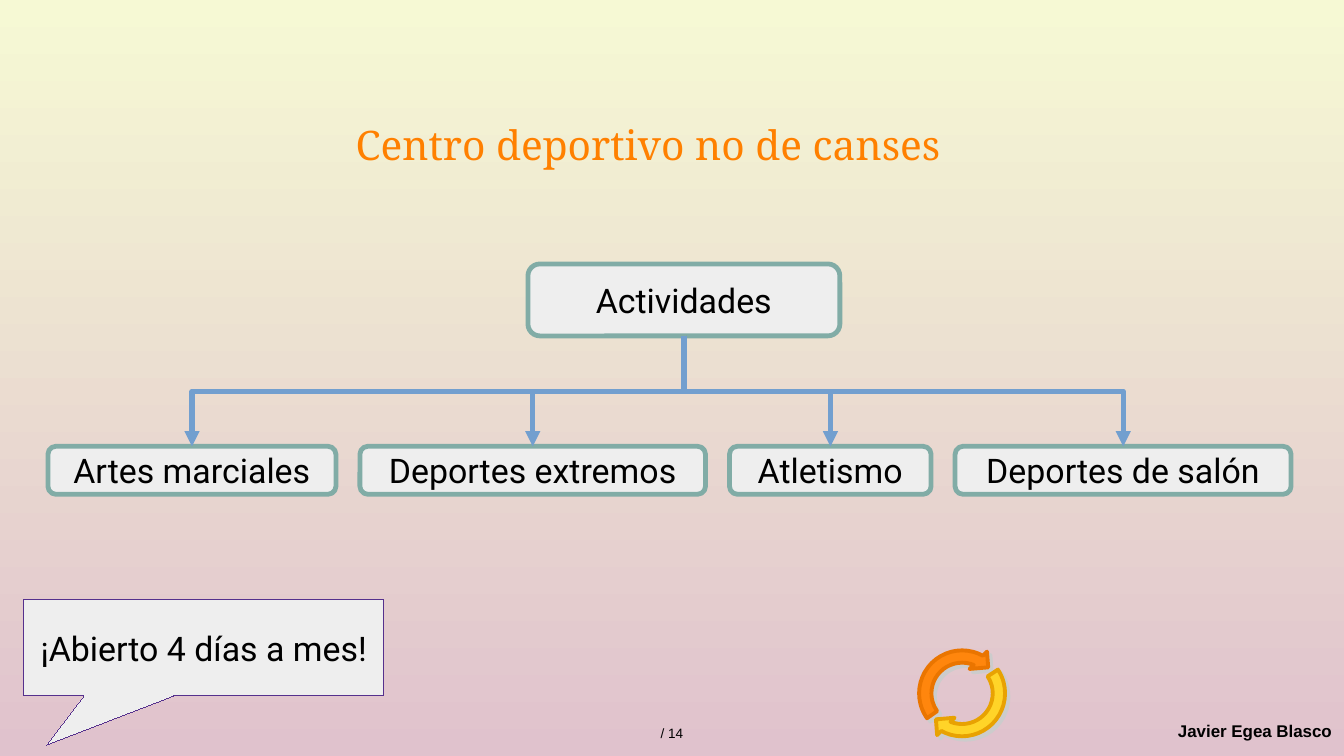
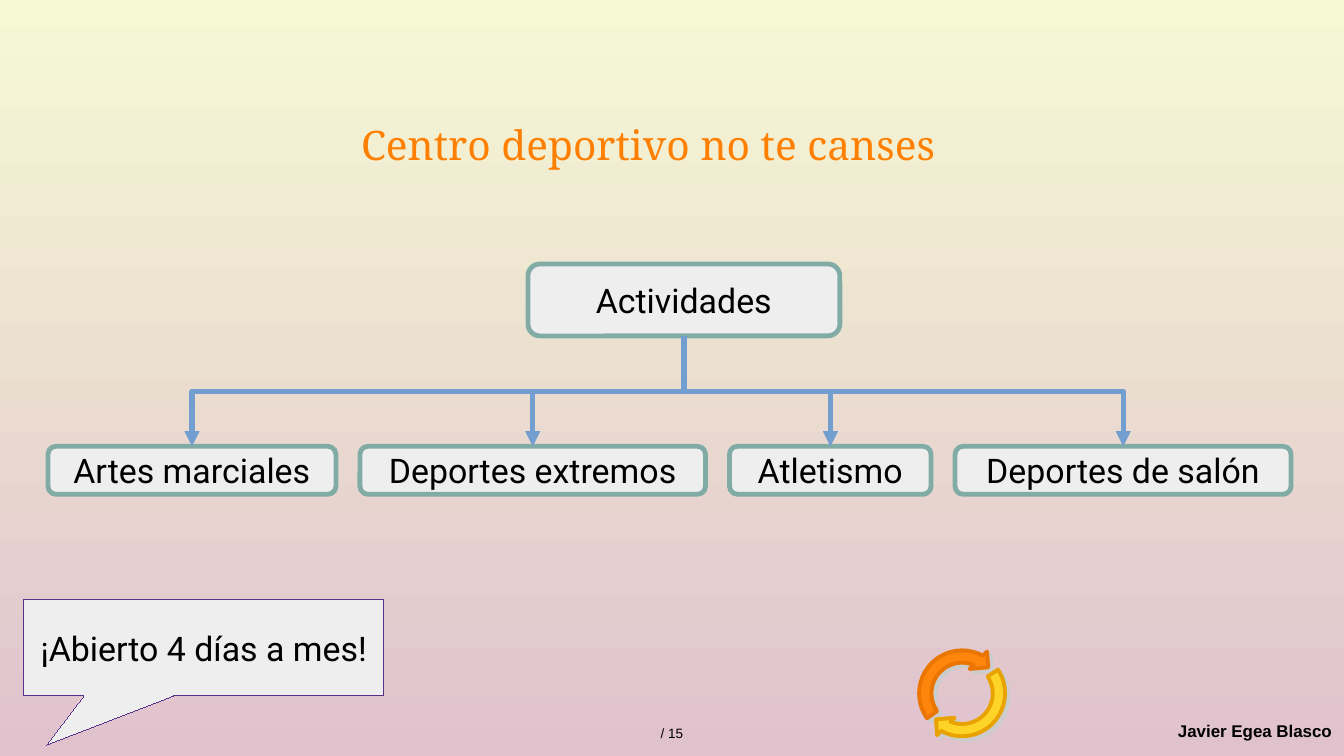
Before and after one commit to javieregeablasco/Apuntes, a slide deck: slide 14 of docs/SMX/SMX_1/AO/07_Presentaciones/Tareas/RA7-CEa.odp. Drawn at 1344x756 pixels with LibreOffice and Linux fonts; fonts in the diff are those of the drawing. Boxes give left, top, right and bottom in pixels: in the first picture for what was removed or moved away, otherwise in the second. Text is boxed around its words. In the diff, an @@ line names an element or a change of style, - is before the commit and + after.

```diff
--- a/docs/SMX/SMX_1/AO/07_Presentaciones/Tareas/RA7-CEa.odp
+++ b/docs/SMX/SMX_1/AO/07_Presentaciones/Tareas/RA7-CEa.odp
@@ text at [361, 129, 934, 170]: text changed @@
-Centro deportivo no de canses
+Centro deportivo no te canses
@@ text at [668, 728, 683, 738]: text changed @@
-/ 14
+/ 15
```
Also in this commit, not shown: 5 other slides changed, 2 slides added, 1 slide removed, 2 other files.
